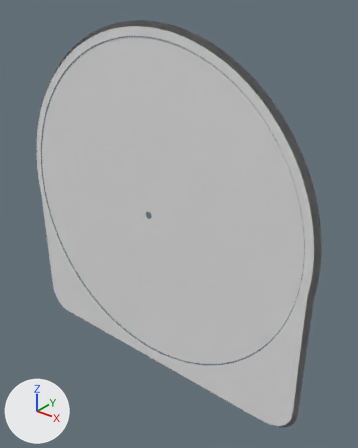
Two versions of the OBJ model fork/floating-media/DATA/float_psp_shade2.obj, one commit apart.
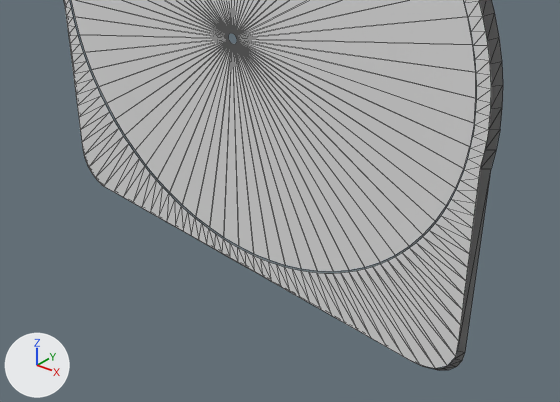
There are two pictures of each version: one whole from a camera (50 mm lens) standing at (1.58, -1.79, 1.08) and looking at (0.13, 0.03, -0.05), one close up on the part from 0% to 100% of the width and 43% to 100% of the height. The axes (+X, +Y, +Z) are drawn at lower left. The lights are the same throughout. The last two pictures show the newer version. The close-ups show mesh edges as thin lines. Where no turn or scale is listed for an object, it has been applied to the vertices.

Script lines for the objects in view, before the commit:
```python
me_float_psp_shade2 = bpy.data.meshes.new('float_psp_shade2')
me_float_psp_shade2.from_pydata(...)  # 548 vertices, 558 faces; spans x -0.94..0.94, y -0.07..-0.05, z -0.96..0.93
ob_float_psp_shade2 = bpy.data.objects.new('float_psp_shade2', me_float_psp_shade2)
ob_float_psp_shade2.location = (0.0, 0.0, 0.0)
```
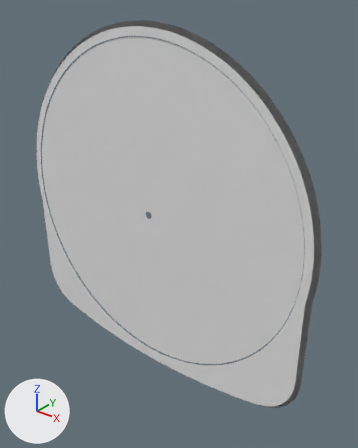
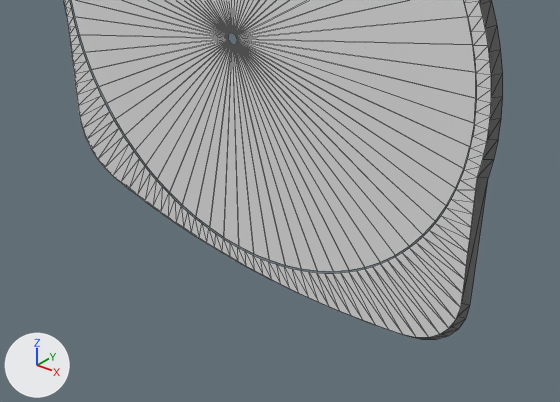
Pixel boxes [x1, y1, x2, y2] of what changed, in the close-ups (560 x 402 px; the box of a moved part takes in the faces that stretch with it):
'float_psp_shade2', reshaped: before [64, 0, 503, 370]; after [64, 0, 503, 339]
part 1 of me_float_psp_shade2, moved or reshaped: before [77, 0, 503, 370]; after [78, 0, 503, 339]

Edits to the bpy script that builds the scene:
```text
Change me_float_psp_shade2:
    used by ob_float_psp_shade2; location = (0.0, 0.0, 0.0)
    remove me_float_psp_shade2.from_pydata(...)  # 548 vertices, 558 faces; spans x -0.94..0.94, y -0.07..-0.05, z -0.96..0.93
    add me_float_psp_shade2.from_pydata(...)  # 580 vertices, 592 faces; spans x -0.93..0.93, y -0.07..-0.05, z -0.96..0.94
    me_float_psp_shade2 part 1
    97 vertices are removed from x -0.94..0.93, y -0.07..-0.05, z -0.96..0.93
    121 faces are deleted
    3 vertices in x -0.25..0.21, y -0.07, z -0.95..-0.94 move by (0.0, 0.0, 0.01)
    55 vertices move from x -0.93..0.94, y -0.07..-0.05, z -0.96..0.93 to x -0.92..0.92, y -0.07..-0.05, z -0.94..0.94
    122 vertices are added at x -0.93..0.93, y -0.07..-0.05, z -0.96..0.93
    7 new vertices lie (0.0, 0.0, 0.07) away from vertices in x -0.93..0.93, y -0.07..-0.05, z -0.1..0.03
    155 new faces join them
```
